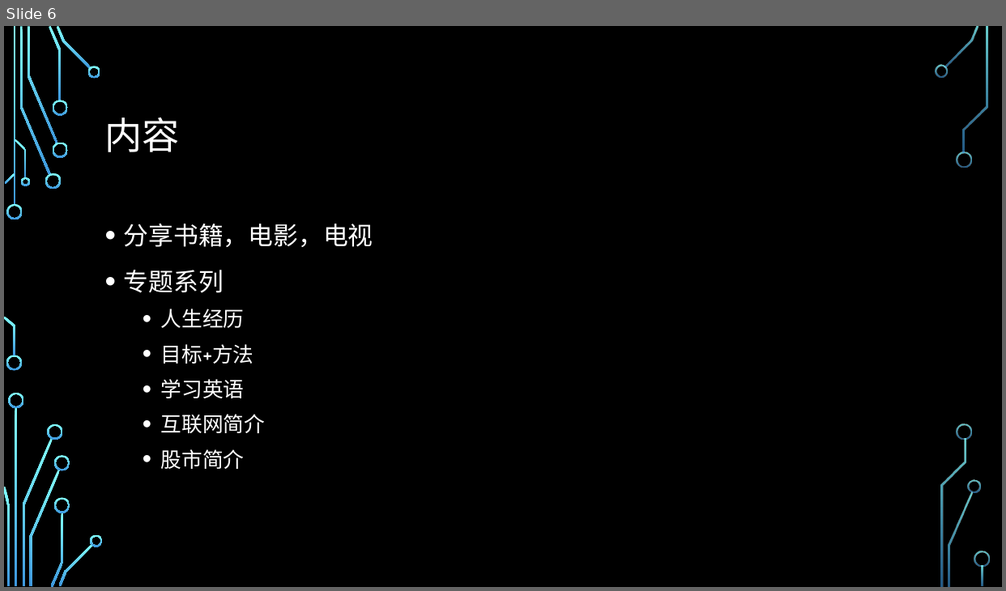
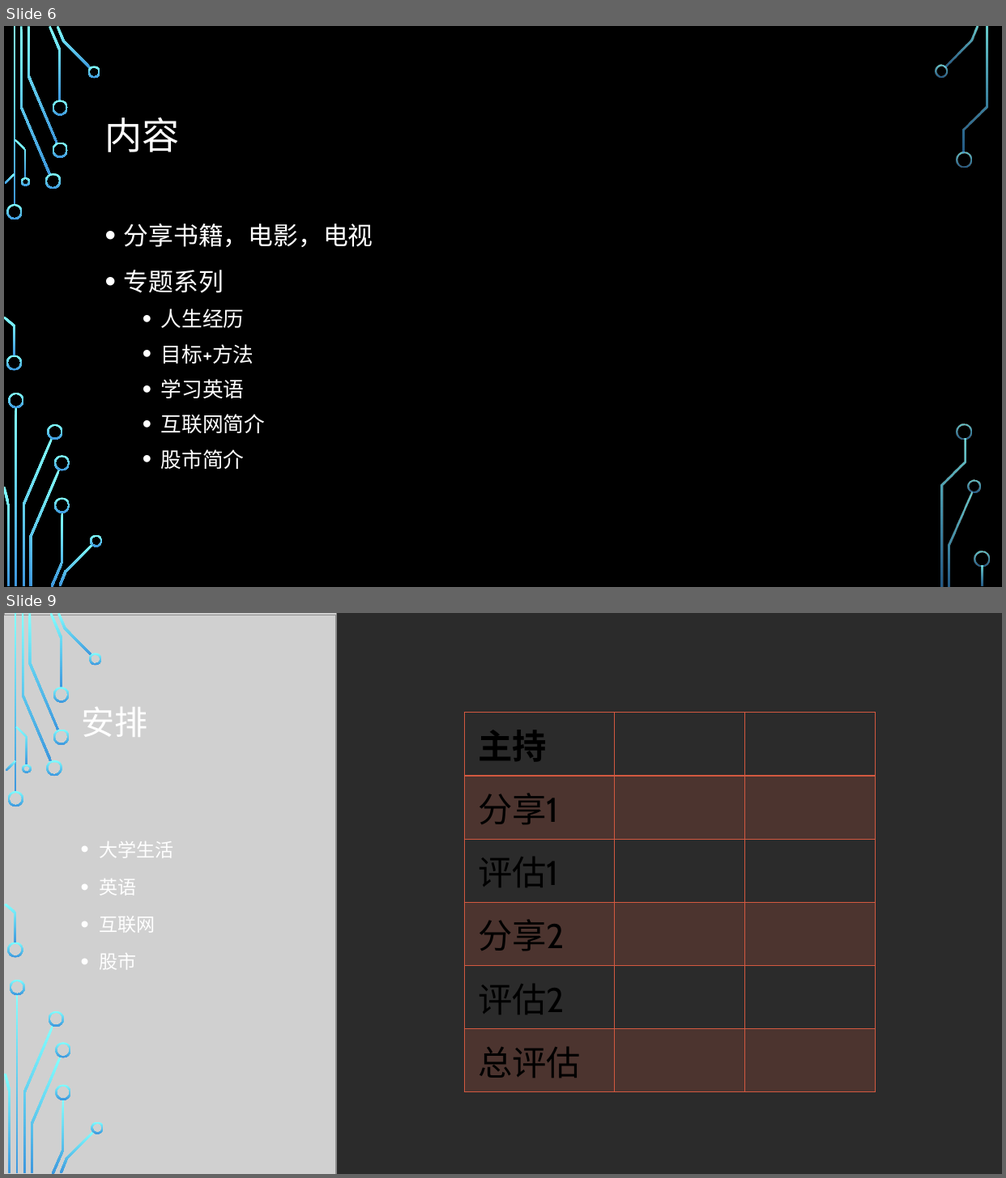
Before and after one commit to WeileiZeng/middle-school-study-plan, a slide deck: shizitang/shizitang.pptx. Shown one above the other, each under a label of ours: slide 6 before the commit, slides 6 and 9 after it; the slides between them are not shown. The pictures are 1006x591 and 1006x1178 pixels, drawn with LibreOffice and Linux fonts; fonts in the diff are those of the drawing; grey boxes stand for pictures; background and template pictures are left out; a plain dark background stands for a picture behind light text. Boxes give left, top, right and bottom in pixels: in the first picture for what was removed or moved away, otherwise in the second. Text is boxed around its words. In the diff, an @@ line names an element or a change of style, - is before the commit and + after.

```diff
--- a/shizitang/shizitang.pptx
+++ b/shizitang/shizitang.pptx
@@ slide 9 added at <box>4,613,1002,1174</box>, background picture (left out) @@
@@ rectangle added at <box>4,613,1002,1174</box>, fill #FFFFFF @@
@@ picture added at <box>4,613,336,1174</box> @@
@@ picture added at <box>4,615,336,1174</box> @@
@@ title added at <box>82,707,148,737</box>, 32 pt, text #FFFFFF @@
+安排
@@ table added at <box>464,713,876,1081</box>, 6 rows, 3 columns @@
+主持 |  | 
+分享1 |  | 
+评估1 |  | 
+分享2 |  | 
+评估2 |  | 
+总评估 |  | 
@@ text added at <box>100,841,174,969</box>, 18 pt, text #FFFFFF @@
+• 大学生活
+• 英语
+• 互联网
+• 股市
@@ group added at <box>4,613,104,1174</box>: 24 freeform shapes, 2 rectangles @@
@@ group added at <box>4,613,987,1174</box>: 10 freeform shapes, 2 rectangles @@
```
Also in this commit, not shown: 1 slide changed, 2 other slides added, 1 slide removed.
